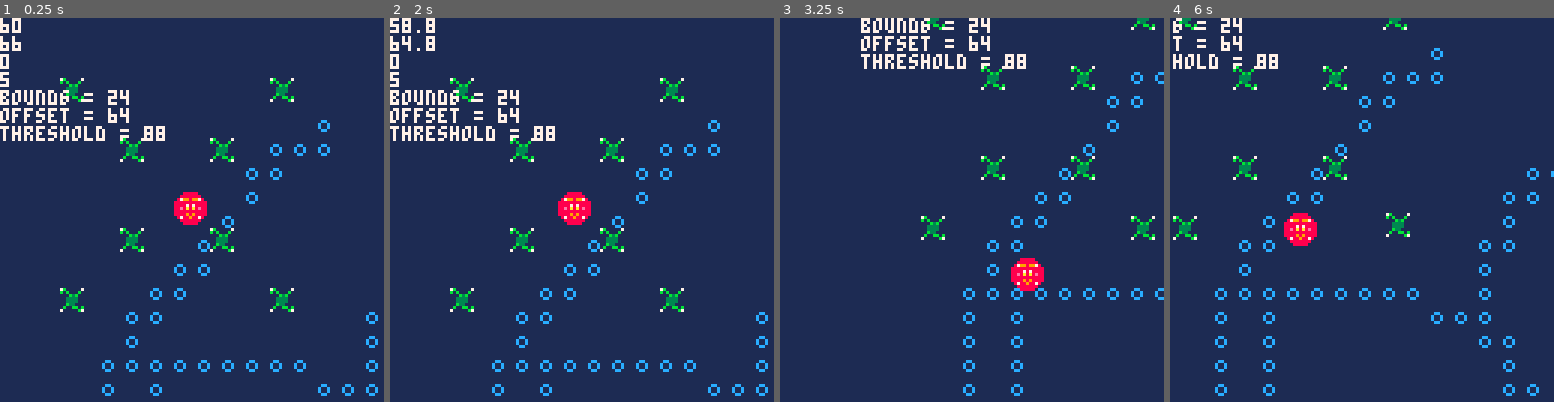
Above: before the commit, frames 1-4 (left to right).
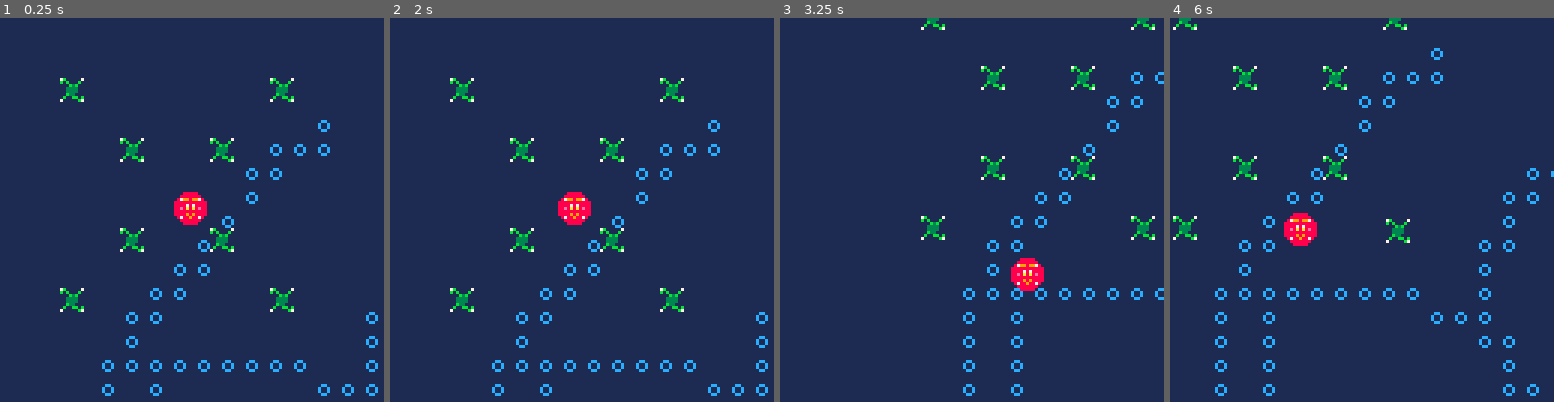
Above: after the commit, the same moments.

Repository: acmcpheron02/beeg
Game: PICO-8 cartridge beeg.p8
Two runs of this game, one before a commit and one after it. Both use one fixed random seed, a clock stepped at 60 frames per second and the inputs below.
Inputs:
- Up to frame 1 (0.25 s): no input
- Up to frame 2 (2 s): hold Left from 1.97 s (still down)
- Up to frame 3 (3.25 s): release Left at 2.37 s; hold Down 2.42-2.82 s; hold Right from 2.87 s (still down)
- Up to frame 4 (6 s): release Right at 3.53 s; hold Up 3.58-4.08 s; hold Right 4.13-4.53 s; hold Down 4.58-5.08 s; hold Left 5.13-5.8 s; hold Up from 5.85 s (still down)

The runs differ from the first frame. In frame 1, 2.1% of the frame differs, in the area x 0-43%, y 0-33%; in frame 2, 2.3%; in frame 3, 1.7%; in frame 4, 1.1%.

Commit message:
Issue appears related to max int on pico-8

Diff:
--- a/beeg.p8
+++ b/beeg.p8
@@ -48,13 +48,14 @@
   player.draw_actor()
   --debug prints
   if debug == true then
-    print(player.x)
-    print(player.x+player.w)
-    print(cam.posX)
-    print(player.radius)
-    print("bounds = 24")
-    print("offset = 64")
-    print("threshold = 88")
+    -- print(player.x)
+    -- print(player.x+player.w)
+    -- print(cam.posX)
+    -- print(player.radius)
+    -- print("bounds = 24")
+    -- print("offset = 64")
+    -- print("threshold = 88")
+    collisions()
   end
 end
 
@@ -66,9 +67,18 @@
 
 function collide(a1, a2)
   if (a1==a2) then return end
-  xdist = a1.xCen() - a2.xCen()
-  ydist = a1.yCen() - a2.yCen()
-  if (a1.radius*a1.radius)>((xdist * xdist + ydist * ydist)-a2.w/2*a2.h/2) then
+  xdist = (a1.xCen() - a2.xCen())
+  ydist = (a1.yCen() - a2.yCen())
+  if (a1.radius*a1.radius)>(xdist * xdist + ydist * ydist) then
+    printh("radius")
+    printh(a1.radius)
+    printh("radius^2")
+    printh(a1.radius*a1.radius)
+    printh("xdist")
+    printh(xdist)
+    printh("ydist")
+    printh(ydist)
+    printh(xdist * xdist + ydist * ydist)
     collide_event(a1, a2)
   end
 end
@@ -142,10 +152,10 @@
   p.base_mass = 20
   p.max_speed = 4
   p.stop_under = 0.05
-  p.size = p.set_size() or 2
-  p.accel = p.set_accel()
-  p.friction = p.set_friction()
-  p.radius = p.set_radius()
+  p.size = 2
+  p.accel = 0
+  p.friction = 0
+  p.radius = 5
   p.anim = {
     state = {0},
     idle = 0,
@@ -188,6 +198,11 @@
       pset(p.x+p.w, p.y+p.h, 7)
     end
   end
+
+  p.set_accel()
+  p.set_friction()
+  p.set_radius()
+  p.set_size()
 
   return p
 end
